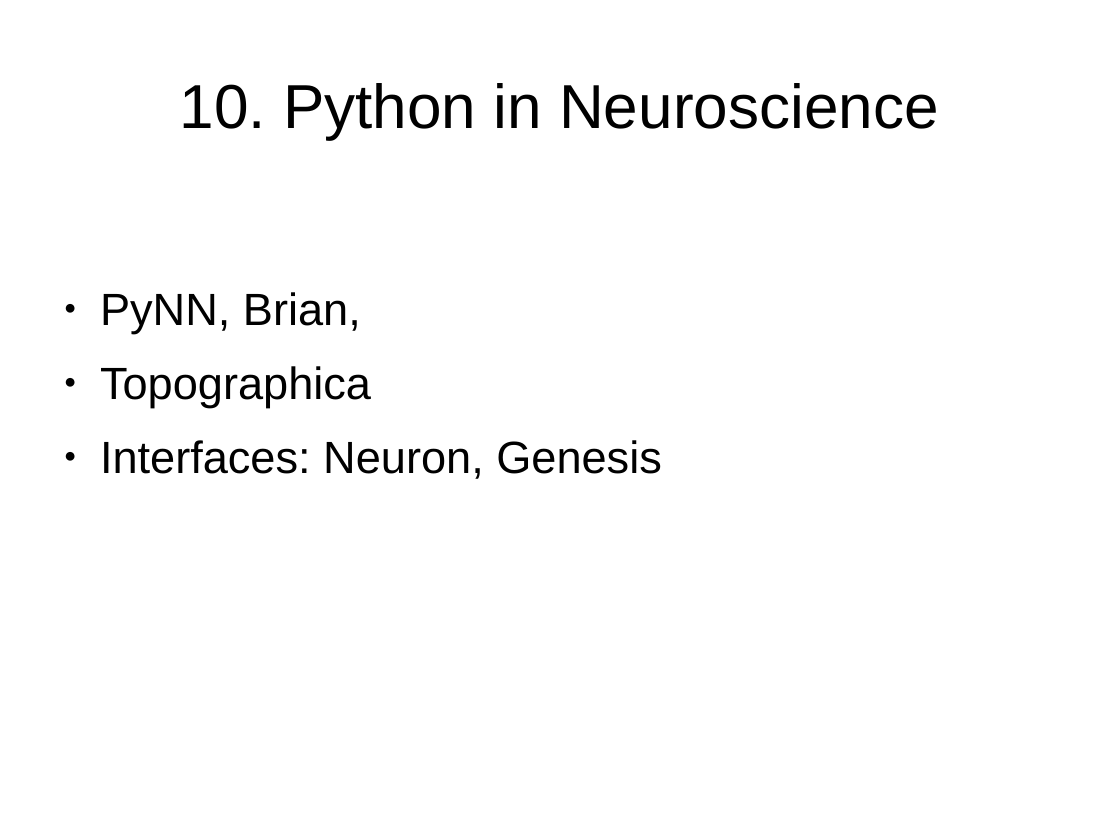
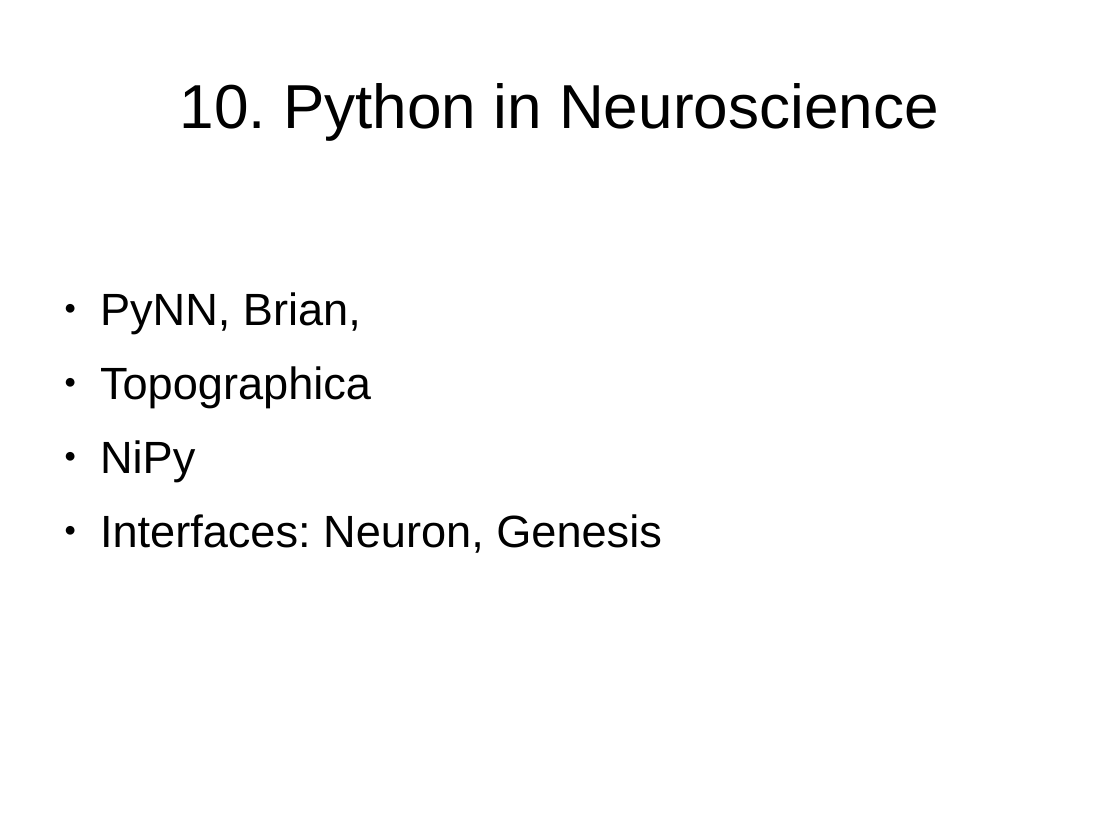
Before and after one commit to mikehulluk/IntroductionToResearchComputing, a slide deck: slide 13 of Wk8/WhYPython.odp. Drawn at 1120x840 pixels with LibreOffice and Linux fonts; fonts in the diff are those of the drawing. Boxes give left, top, right and bottom in pixels: in the first picture for what was removed or moved away, otherwise in the second. Text is boxed around its words. In the diff, an @@ line names an element or a change of style, - is before the commit and + after.

```diff
--- a/Wk8/WhYPython.odp
+++ b/Wk8/WhYPython.odp
@@ text at bbox=[100, 440, 195, 482]: paragraph added @@
+● NiPy
```
Also in this commit, not shown: 9 other slides changed, 1 slide added.
